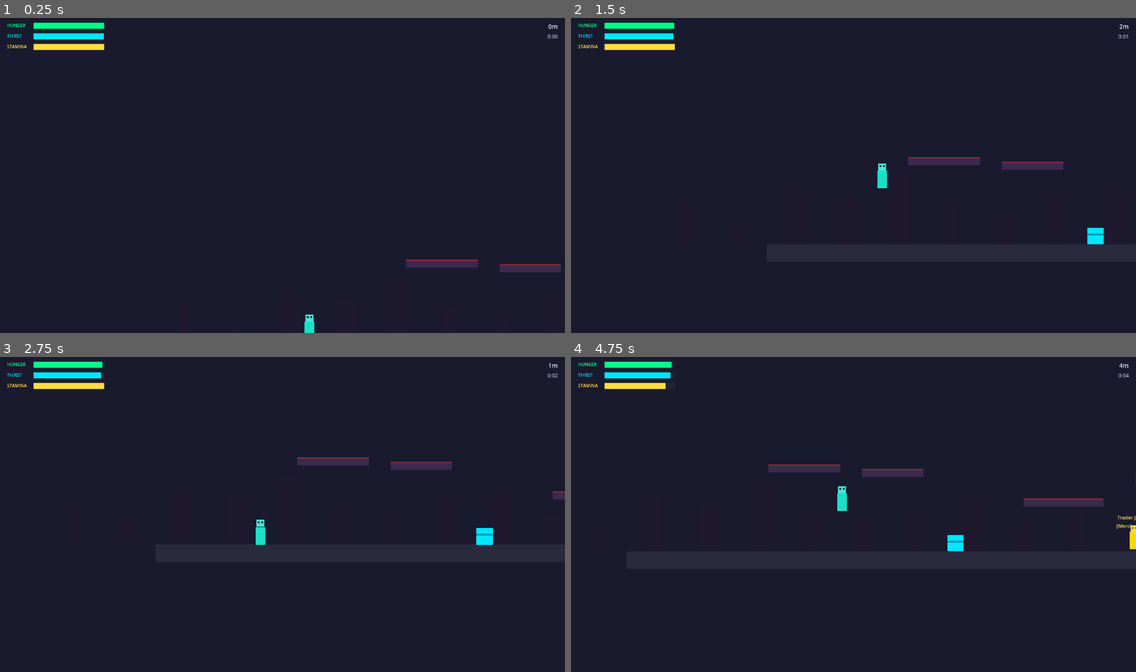
Above: before the commit, frames 1-4 (two rows, left to right).
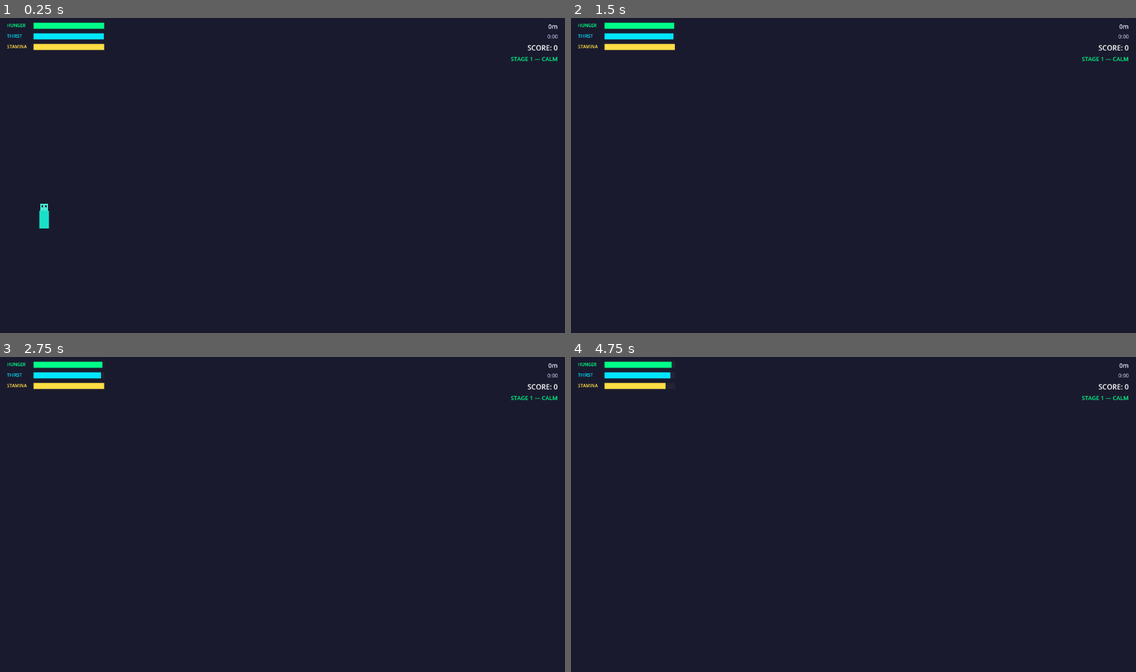
Above: after the commit, the same moments.

Repository: ddocthefirst/dust-and-static
Game: Godot game, scene res://scenes/Main.tscn
The game is run twice, just before and just after one commit, with the same random seed, the same clock (stepped at 60 frames per second) and the same inputs.
Inputs:
- Up to frame 1 (0.25 s): no input
- Up to frame 2 (1.5 s): tap Enter at 0.5 s; hold D (move_right) from 0.53 s (still down); tap E (interact) at 0.6 s; tap Space (jump) at 0.77 s; tap Shift (run) at 1.35 s
- Up to frame 3 (2.75 s): tap Space (jump) at 1.52 s; release D (move_right) at 2.03 s; hold A (move_left) from 2.03 s (still down); tap R at 2.1 s
- Up to frame 4 (4.75 s): release A (move_left) at 2.78 s; hold D (move_right) 2.78-4.28 s; tap E (interact) at 2.85 s; tap Space (jump) at 3.02, 3.77, 4.52 s; hold Shift (run) 3.53-4.28 s; hold A (move_left) from 4.28 s (still down); tap R at 4.35 s

The runs differ from the first frame. In frame 1, 0.9% of the frame differs, in the area x 6-100%, y 8-100%; in frame 2, 1.0%; in frame 3, 1.1%; in frame 4, 1.5%, in the area x 34-100%, y 2-62%.
Error after the commit: Parse Error: Cannot infer the type of "dist" variable because the value doesn't have a set type. (res://scenes/world/World.gd:174)

Commit message:
feat: progressive difficulty stages + score multiplier system

Diff:
--- a/scenes/player/Player.gd
+++ b/scenes/player/Player.gd
@@ -7,6 +7,11 @@
 @export var thirst: float = 100.0
 @export var stamina: float = 100.0
 @export var health: float = 100.0
+
+# Difficulty scaling (set by World each stage transition)
+@export var difficulty_stage: int = 1
+@export var decay_multiplier: float = 1.0
+var score_multiplier: float = 1.0
 
 const WALK_SPEED: float = 160.0
 const RUN_SPEED: float = 280.0
@@ -94,9 +99,9 @@
 	if is_dead:
 		return
 
-	# Stat decay
-	hunger = max(0.0, hunger - HUNGER_DECAY * delta)
-	thirst = max(0.0, thirst - THIRST_DECAY * delta)
+	# Stat decay — scaled by current difficulty multiplier
+	hunger = max(0.0, hunger - HUNGER_DECAY * decay_multiplier * delta)
+	thirst = max(0.0, thirst - THIRST_DECAY * decay_multiplier * delta)
 
 	# Death check
 	if hunger <= 0.0 or thirst <= 0.0:
--- a/scenes/ui/DeathScreen.gd
+++ b/scenes/ui/DeathScreen.gd
@@ -4,6 +4,7 @@
 var died_label: Label
 var time_label: Label
 var distance_label: Label
+var score_label: Label
 var restart_label: Label
 var is_showing: bool = false
 
@@ -48,11 +49,21 @@
 	distance_label.add_theme_font_size_override("font_size", 22)
 	add_child(distance_label)
 
+	# Final score (prominent)
+	score_label = Label.new()
+	score_label.text = "FINAL SCORE: 0"
+	score_label.horizontal_alignment = HORIZONTAL_ALIGNMENT_CENTER
+	score_label.position = Vector2(0, 420)
+	score_label.size = Vector2(1280, 40)
+	score_label.add_theme_color_override("font_color", Color("#ffffff"))
+	score_label.add_theme_font_size_override("font_size", 28)
+	add_child(score_label)
+
 	# Restart prompt
 	restart_label = Label.new()
 	restart_label.text = "PRESS R TO RESTART"
 	restart_label.horizontal_alignment = HORIZONTAL_ALIGNMENT_CENTER
-	restart_label.position = Vector2(0, 460)
+	restart_label.position = Vector2(0, 476)
 	restart_label.size = Vector2(1280, 36)
 	restart_label.add_theme_color_override("font_color", Color("#ffd700"))
 	restart_label.add_theme_font_size_override("font_size", 20)
@@ -63,17 +74,19 @@
 	tween.tween_property(restart_label, "modulate:a", 0.2, 0.7)
 	tween.tween_property(restart_label, "modulate:a", 1.0, 0.7)
 
-func show_screen(time_survived: float, distance: float) -> void:
+func show_screen(time_survived: float, distance: float, final_score: float = 0.0) -> void:
 	is_showing = true
 	var mins := int(time_survived) / 60
 	var secs := int(time_survived) % 60
 	time_label.text = "Time Survived: %d:%02d" % [mins, secs]
 	distance_label.text = "Distance Travelled: %.0fm" % distance
+	score_label.text = "FINAL SCORE: %d" % int(final_score)
 
 	overlay.visible = true
 	died_label.visible = true
 	time_label.visible = true
 	distance_label.visible = true
+	score_label.visible = true
 	restart_label.visible = true
 
 	# Fade in
@@ -87,6 +100,7 @@
 	died_label.visible = false
 	time_label.visible = false
 	distance_label.visible = false
+	score_label.visible = false
 	restart_label.visible = false
 
 func _input(event: InputEvent) -> void:
--- a/scenes/ui/HUD.gd
+++ b/scenes/ui/HUD.gd
@@ -9,6 +9,8 @@
 var distance_label: Label
 var time_label: Label
 var prompt_label: Label
+var stage_label: Label
+var score_label: Label
 
 const BAR_WIDTH: float = 160.0
 const BAR_HEIGHT: float = 14.0
@@ -81,6 +83,26 @@
 	time_label.add_theme_font_size_override("font_size", 12)
 	add_child(time_label)
 
+	# Score display
+	score_label = Label.new()
+	score_label.text = "SCORE: 0"
+	score_label.horizontal_alignment = HORIZONTAL_ALIGNMENT_RIGHT
+	score_label.position = Vector2(1280 - 200, 62)
+	score_label.size = Vector2(184, 26)
+	score_label.add_theme_color_override("font_color", Color("#ffffff"))
+	score_label.add_theme_font_size_override("font_size", 16)
+	add_child(score_label)
+
+	# Stage label (color-coded, updates on stage change)
+	stage_label = Label.new()
+	stage_label.text = "STAGE 1 — CALM"
+	stage_label.horizontal_alignment = HORIZONTAL_ALIGNMENT_RIGHT
+	stage_label.position = Vector2(1280 - 200, 90)
+	stage_label.size = Vector2(184, 22)
+	stage_label.add_theme_color_override("font_color", Color("#00ff88"))
+	stage_label.add_theme_font_size_override("font_size", 13)
+	add_child(stage_label)
+
 func _build_prompt_label() -> void:
 	prompt_label = Label.new()
 	prompt_label.text = ""
@@ -105,6 +127,19 @@
 	var secs := int(seconds) % 60
 	time_label.text = "%d:%02d" % [mins, secs]
 
+func update_score(s: float) -> void:
+	score_label.text = "SCORE: %d" % int(s)
+
+func update_stage(stage: int, stage_name: String, stage_color: Color) -> void:
+	stage_label.text = "STAGE %d — %s" % [stage, stage_name]
+	stage_label.add_theme_color_override("font_color", stage_color)
+	# Flash the stage label briefly
+	var tween := create_tween()
+	tween.tween_property(stage_label, "modulate:a", 0.1, 0.0)
+	tween.tween_property(stage_label, "modulate:a", 1.0, 0.4)
+	tween.tween_property(stage_label, "modulate:a", 0.3, 0.2)
+	tween.tween_property(stage_label, "modulate:a", 1.0, 0.3)
+
 func show_prompt(text: String) -> void:
 	prompt_label.text = text
 	prompt_label.visible = true
--- a/scenes/world/World.gd
+++ b/scenes/world/World.gd
@@ -2,6 +2,25 @@
 
 const SupplyCrateScene := preload("res://scenes/world/SupplyCrate.tscn")
 const SurvivorScene := preload("res://scenes/npcs/Survivor.tscn")
+
+# ── Difficulty stage config ────────────────────────────────────────────────
+# Each entry: [decay_mult, score_mult, crate_gap_min, crate_gap_max, bg_scroll_mult]
+const STAGE_DATA := {
+	1: { "name": "CALM",   "color": Color("#00ff88"), "decay_mult": 1.0, "score_mult": 1.0,
+	     "crate_gap_min": 250, "crate_gap_max": 400,  "scroll_mult": 1.0 },
+	2: { "name": "TENSE",  "color": Color("#ffd700"), "decay_mult": 1.5, "score_mult": 2.0,
+	     "crate_gap_min": 350, "crate_gap_max": 550,  "scroll_mult": 1.2 },
+	3: { "name": "HARSH",  "color": Color("#ff8800"), "decay_mult": 2.2, "score_mult": 3.5,
+	     "crate_gap_min": 500, "crate_gap_max": 750,  "scroll_mult": 1.5 },
+	4: { "name": "BRUTAL", "color": Color("#ff2640"), "decay_mult": 3.5, "score_mult": 6.0,
+	     "crate_gap_min": 700, "crate_gap_max": 1000, "scroll_mult": 2.0 },
+}
+
+func _get_stage(t: float) -> int:
+	if t < 60.0:  return 1
+	if t < 180.0: return 2
+	if t < 360.0: return 3
+	return 4
 
 var player: CharacterBody2D
 var hud: CanvasLayer
@@ -20,9 +39,11 @@
 var crates: Array = []
 var survivors: Array = []
 
-# Stats
+# Stats / difficulty
 var time_survived: float = 0.0
 var game_over: bool = false
+var difficulty_stage: int = 1
+var score: float = 0.0
 
 # Hostile block timer
 var block_timer: float = 0.0
@@ -91,6 +112,12 @@
 
 	time_survived += delta
 
+	# ── Difficulty stage update ──────────────────────────────────────────
+	var new_stage := _get_stage(time_survived)
+	if new_stage != difficulty_stage:
+		difficulty_stage = new_stage
+		_apply_stage(difficulty_stage)
+
 	if player_blocked:
 		block_timer -= delta
 		if block_timer <= 0.0:
@@ -98,6 +125,15 @@
 			if player:
 				player.is_dead = false  # re-enable movement
 
+func _apply_stage(stage: int) -> void:
+	var cfg: Dictionary = STAGE_DATA[stage]
+	if player:
+		player.difficulty_stage   = stage
+		player.decay_multiplier   = cfg["decay_mult"]
+		player.score_multiplier   = cfg["score_mult"]
+	if hud:
+		hud.update_stage(stage, cfg["name"], cfg["color"])
+
 func _process(delta: float) -> void:
 	if game_over or not player:
 		return
@@ -120,10 +156,11 @@
 		_spawn_platform(next_platform_x)
 		next_platform_x += randi_range(200, 400)
 
-	# Spawn crates
+	# Spawn crates (gap widens each stage)
+	var cfg: Dictionary = STAGE_DATA[difficulty_stage]
 	while next_crate_x < px + 1000.0:
 		_spawn_crate(next_crate_x)
-		next_crate_x += randi_range(400, 800)
+		next_crate_x += randi_range(cfg["crate_gap_min"], cfg["crate_gap_max"])
 
 	# Spawn survivors
 	while next_survivor_x < px + 1000.0:
@@ -133,10 +170,16 @@
 	# Despawn old objects
 	_despawn_old(px)
 
+	# Score: (distance×0.1 + time×0.5) × score_multiplier
+	var dist := player.get_distance()
+	var smult := STAGE_DATA[difficulty_stage]["score_mult"]
+	score = (dist * 0.1 + time_survived * 0.5) * smult
+
 	# Update HUD
 	if hud:
-		hud.update_distance(player.get_distance())
+		hud.update_distance(dist)
 		hud.update_time(time_survived)
+		hud.update_score(score)
 
 func _generate_ground(from_x: float, to_x: float) -> void:
 	var platform := _create_platform(
@@ -270,7 +313,7 @@
 	game_over = true
 	if death_screen:
 		var dist: float = player.get_distance() if player else 0.0
-		death_screen.show_screen(time_survived, dist)
+		death_screen.show_screen(time_survived, dist, score)
 
 func _despawn_old(player_x: float) -> void:
 	var cutoff := player_x - DESPAWN_DIST
Not shown, added: scenes/npcs/Survivor.gd.uid
Not shown, added: scenes/player/Player.gd.uid
Not shown, added: scenes/ui/DeathScreen.gd.uid
Not shown, added: scenes/ui/DialogueBox.gd.uid
Not shown, added: scenes/ui/HUD.gd.uid
Not shown, added: scenes/world/SupplyCrate.gd.uid
Not shown, added: scenes/world/World.gd.uid
Not shown, changed: docs/index.html
